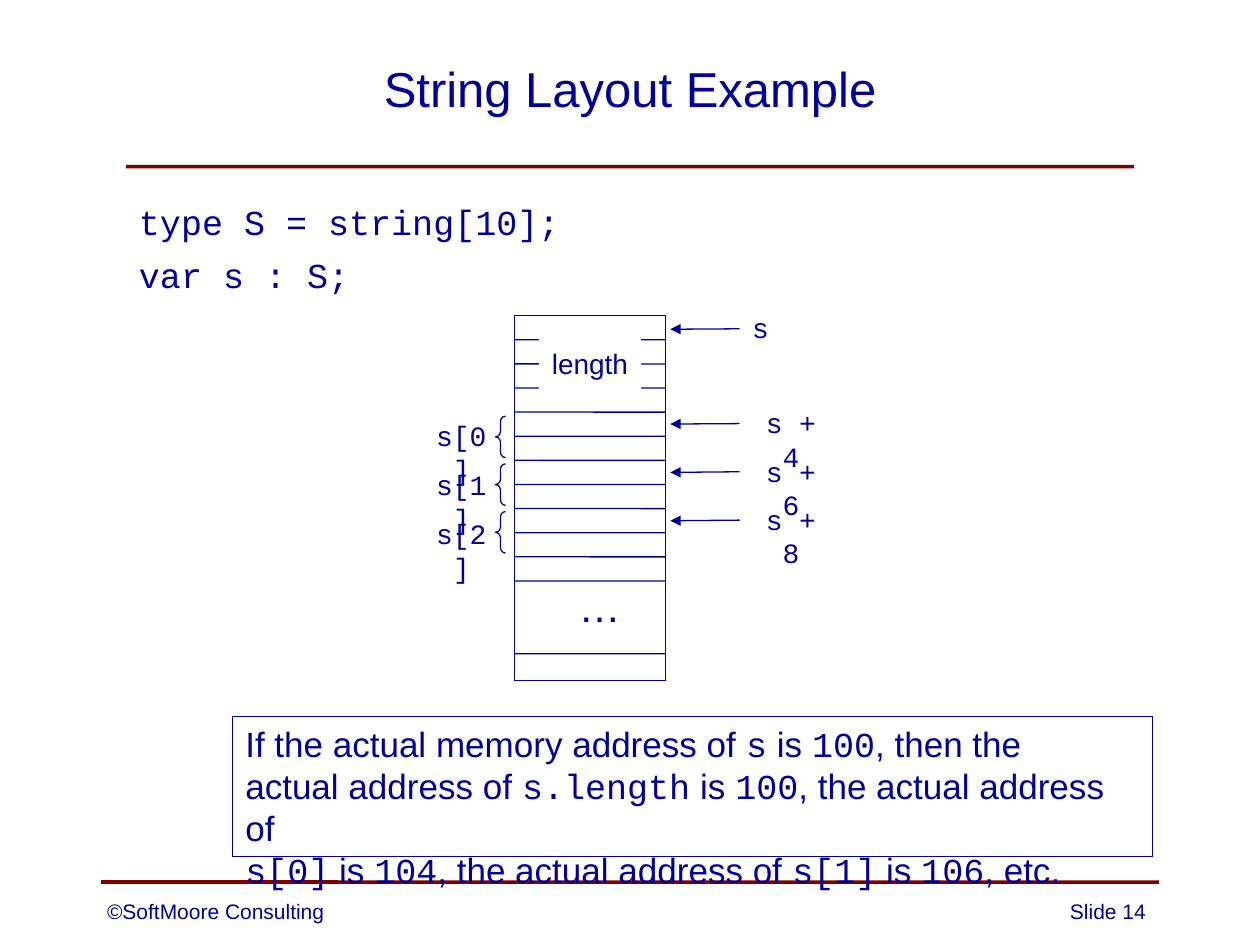
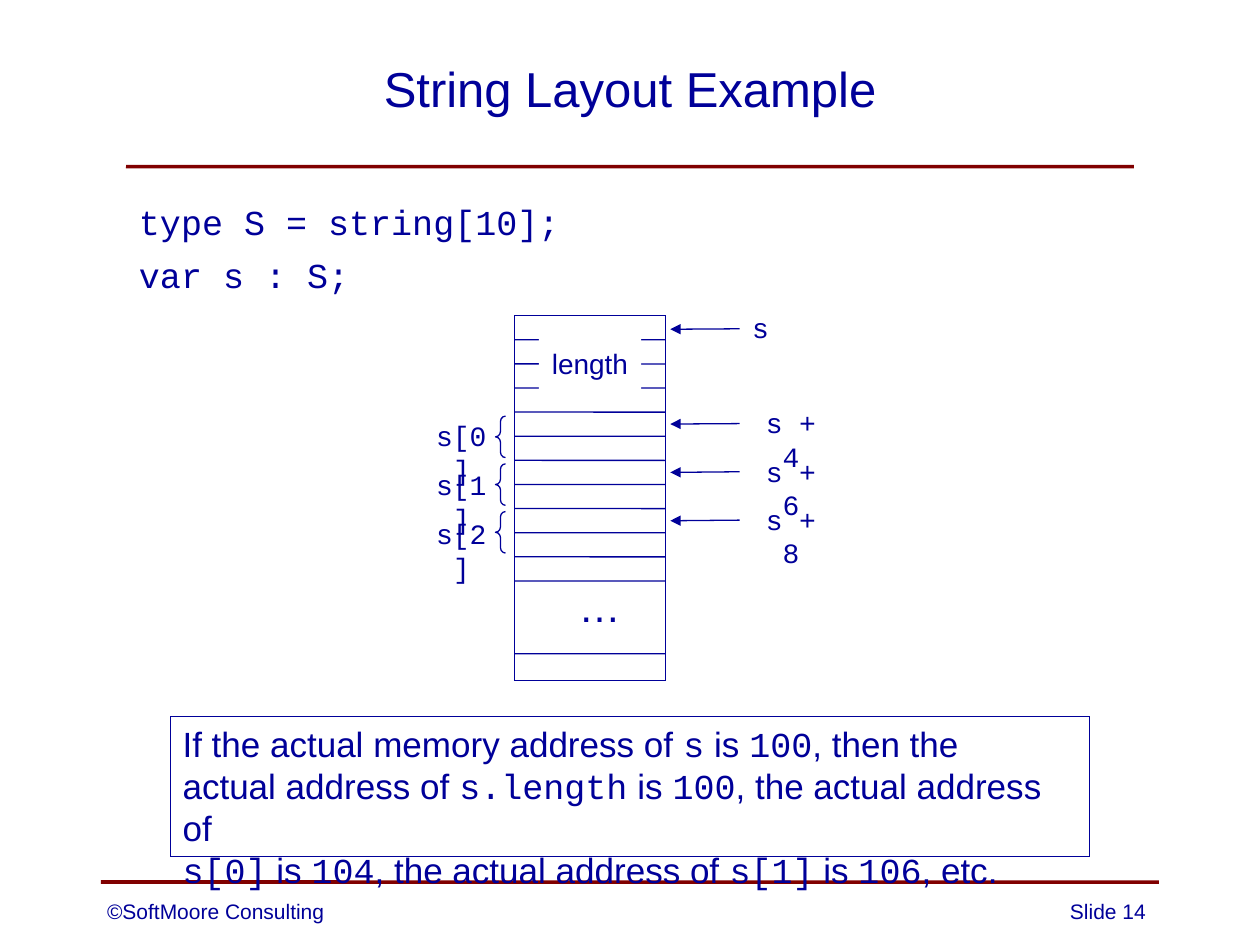
Before and after one commit to SoftMoore/CPRL-Java-3rd, a slide deck: slide 14 of PowerPoints/15 - Strings.pptx. Drawn at 1260x945 pixels with LibreOffice and Linux fonts; fonts in the diff are those of the drawing. Boxes give left, top, right and bottom in pixels: in the first picture for what was removed or moved away, otherwise in the second. Text is boxed around its words. In the diff, an @@ line names an element or a change of style, - is before the commit and + after.

```diff
--- a/PowerPoints/15 - Strings.pptx
+++ b/PowerPoints/15 - Strings.pptx
@@ rectangle "If the actual memory address ...": place and size @@
-rectangle "If the actual memory address ..." at <box>233,717,1153,857</box>
+rectangle "If the actual memory address ..." at <box>170,717,1090,857</box>
```
Also in this commit, not shown: 2 other slides changed.
